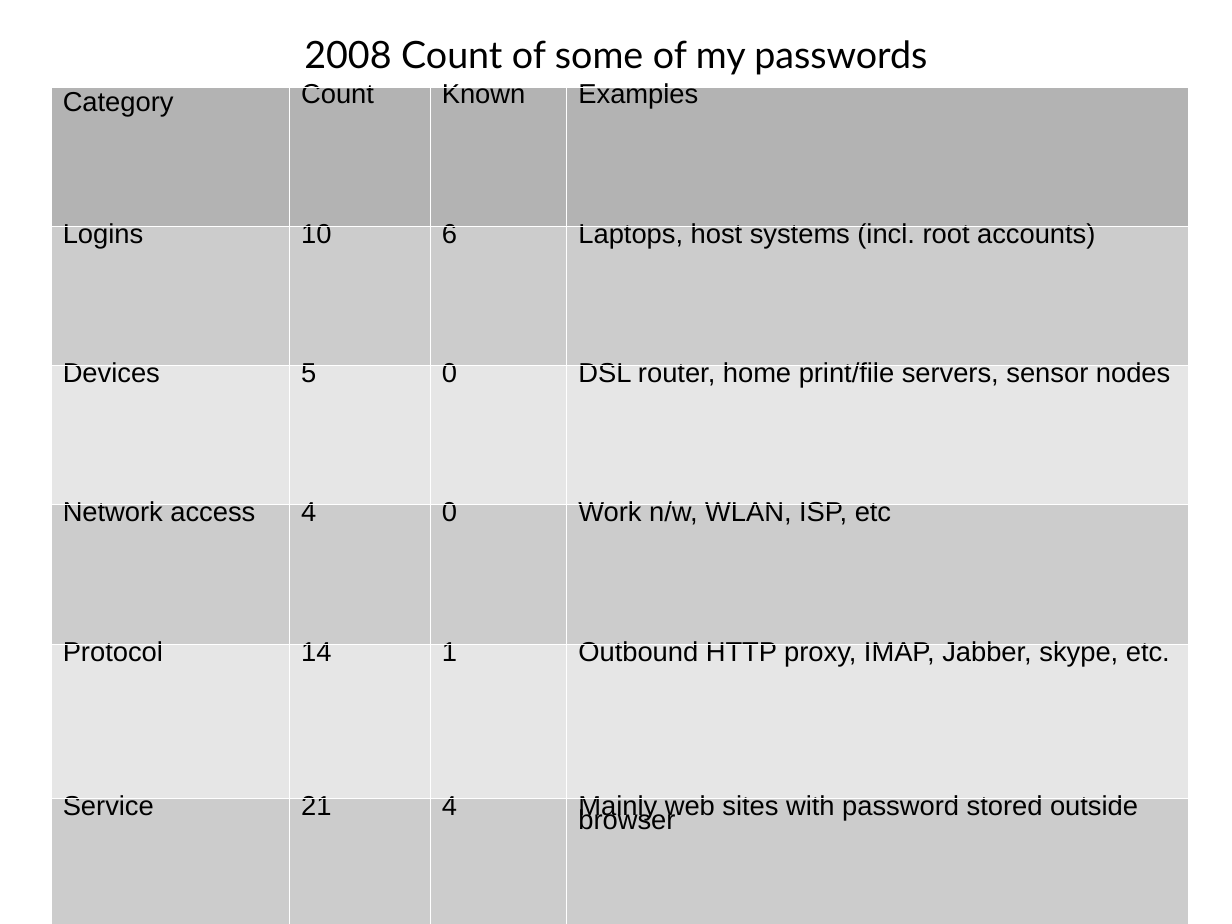
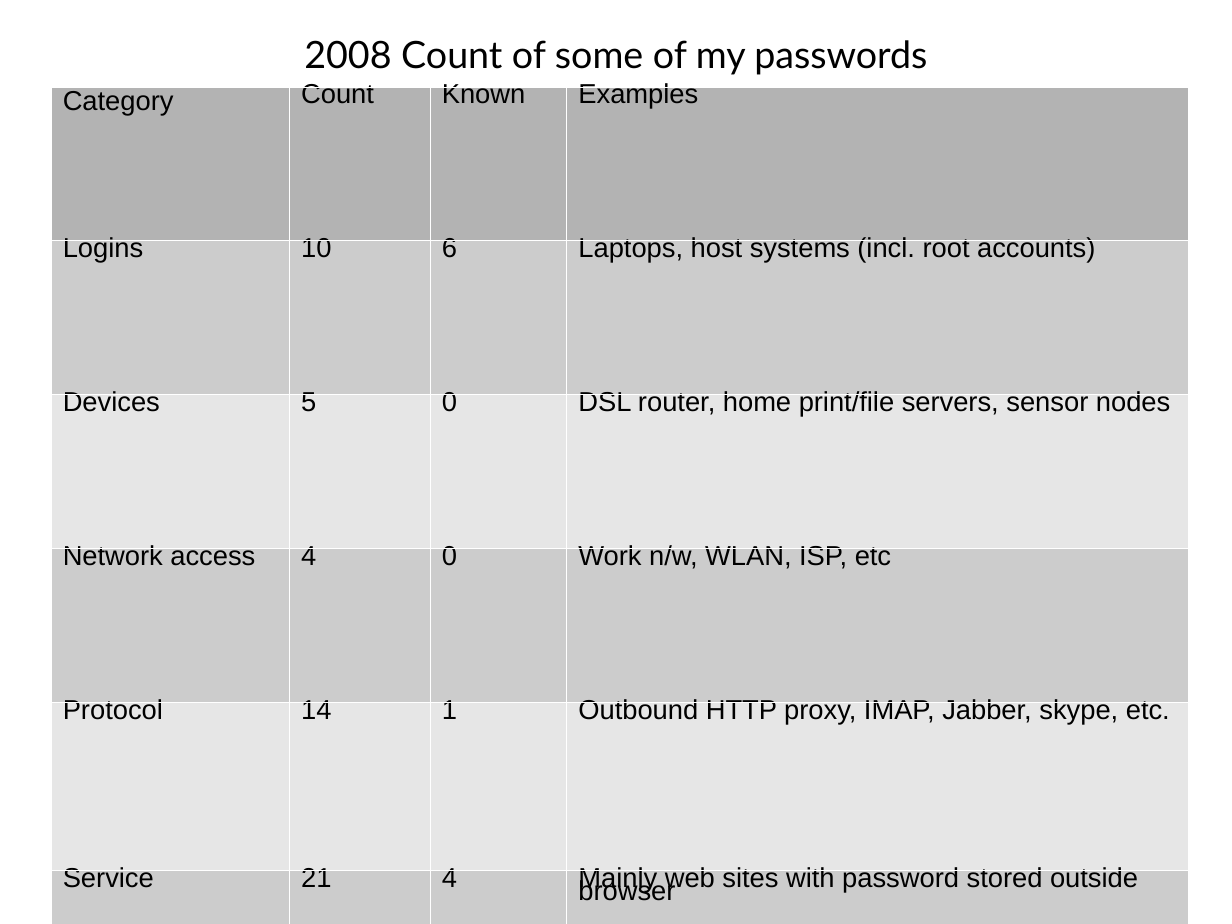
Before and after one commit to sftcd/cs7053, a slide deck: slide 53 of 2016lectures/02-concepts.ppt (slide 52 before the commit). Drawn at 1232x924 pixels with LibreOffice and Linux fonts; fonts in the diff are those of the drawing. Boxes give left, top, right and bottom in pixels: in the first picture for what was removed or moved away, otherwise in the second. Text is boxed around its words. In the diff, an @@ line names an element or a change of style, - is before the commit and + after.

```diff
--- a/2016lectures/02-concepts.ppt
+++ b/2016lectures/02-concepts.ppt
@@ table at bbox=[51, 86, 1188, 924] @@
@@ line spacing 0.76 to 0.71 @@
@@ line spacing 0.46 to 0.43 @@
```
Also in this commit, not shown: 15 other slides changed, 2 slides added, 1 slide removed, 2 other files.
